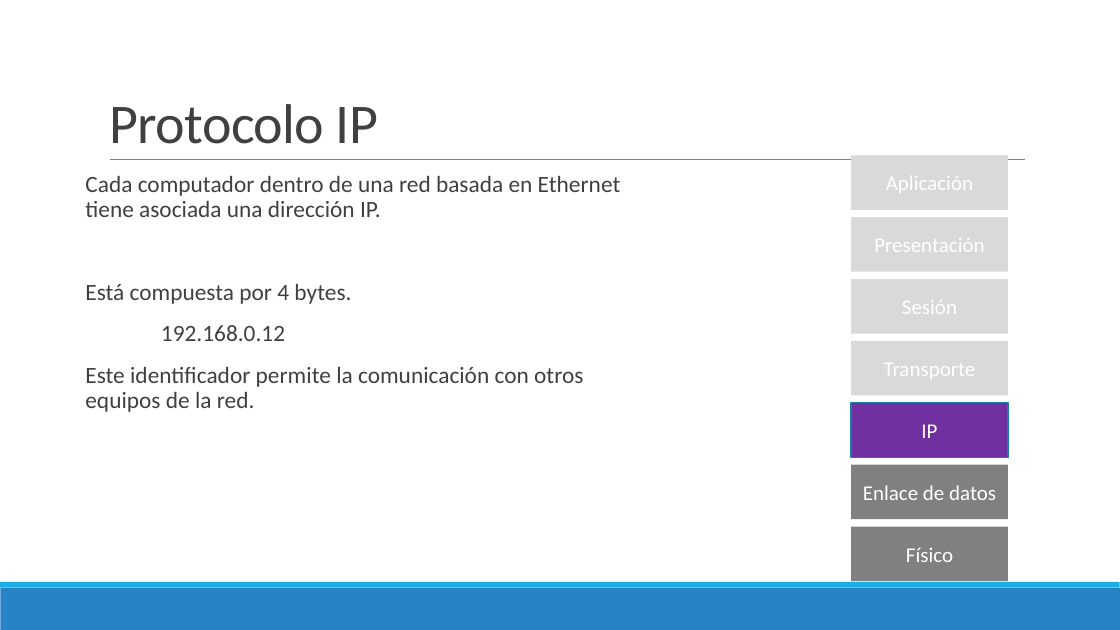
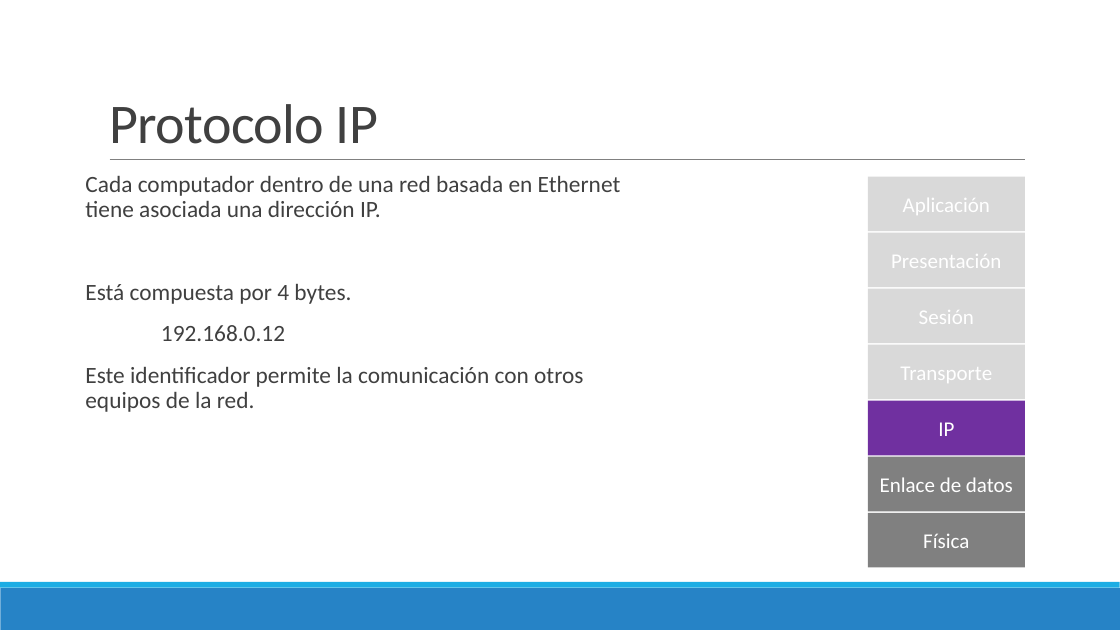
Before and after one commit to Domiciano/ProgramacionEnRed191, a slide deck: slide 6 of Semana 2/Presentación.pptx. Drawn at 1120x630 pixels with LibreOffice and Linux fonts; fonts in the diff are those of the drawing. Boxes give left, top, right and bottom in pixels: in the first picture for what was removed or moved away, otherwise in the second. Text is boxed around its words. In the diff, an @@ line names an element or a change of style, - is before the commit and + after.

```diff
--- a/Semana 2/Presentación.pptx
+++ b/Semana 2/Presentación.pptx
@@ rectangle "Aplicación": place and size @@
-rectangle "Aplicación" at box(851, 155, 1008, 210)
+rectangle "Aplicación" at box(868, 176, 1025, 231)
@@ text "Presentación" rewrapped from box(851, 218, 1008, 272) to box(891, 248, 1001, 274) @@
@@ text "Sesión" rewrapped from box(851, 279, 1008, 334) to box(919, 304, 974, 330) @@
@@ rectangle "Transporte": place and size @@
-rectangle "Transporte" at box(851, 341, 1008, 396)
+rectangle "Transporte" at box(868, 344, 1025, 399)
@@ rectangle "IP": place and size @@
-rectangle "IP" at box(851, 403, 1008, 458)
+rectangle "IP" at box(868, 401, 1025, 455)
@@ rectangle "IP" at box(868, 401, 1025, 455): outline #1580A9 1.25 pt to none @@
@@ rectangle "Enlace de datos": place and size @@
-rectangle "Enlace de datos" at box(851, 465, 1008, 519)
+rectangle "Enlace de datos" at box(868, 457, 1025, 512)
@@ rectangle removed at box(851, 527, 1008, 581) @@
-Físico
@@ rectangle added at box(868, 513, 1025, 567), fill #808080, 18 pt, text #FFFFFF @@
+Física
```
Also in this commit, not shown: 4 other slides changed, 1 other file.
